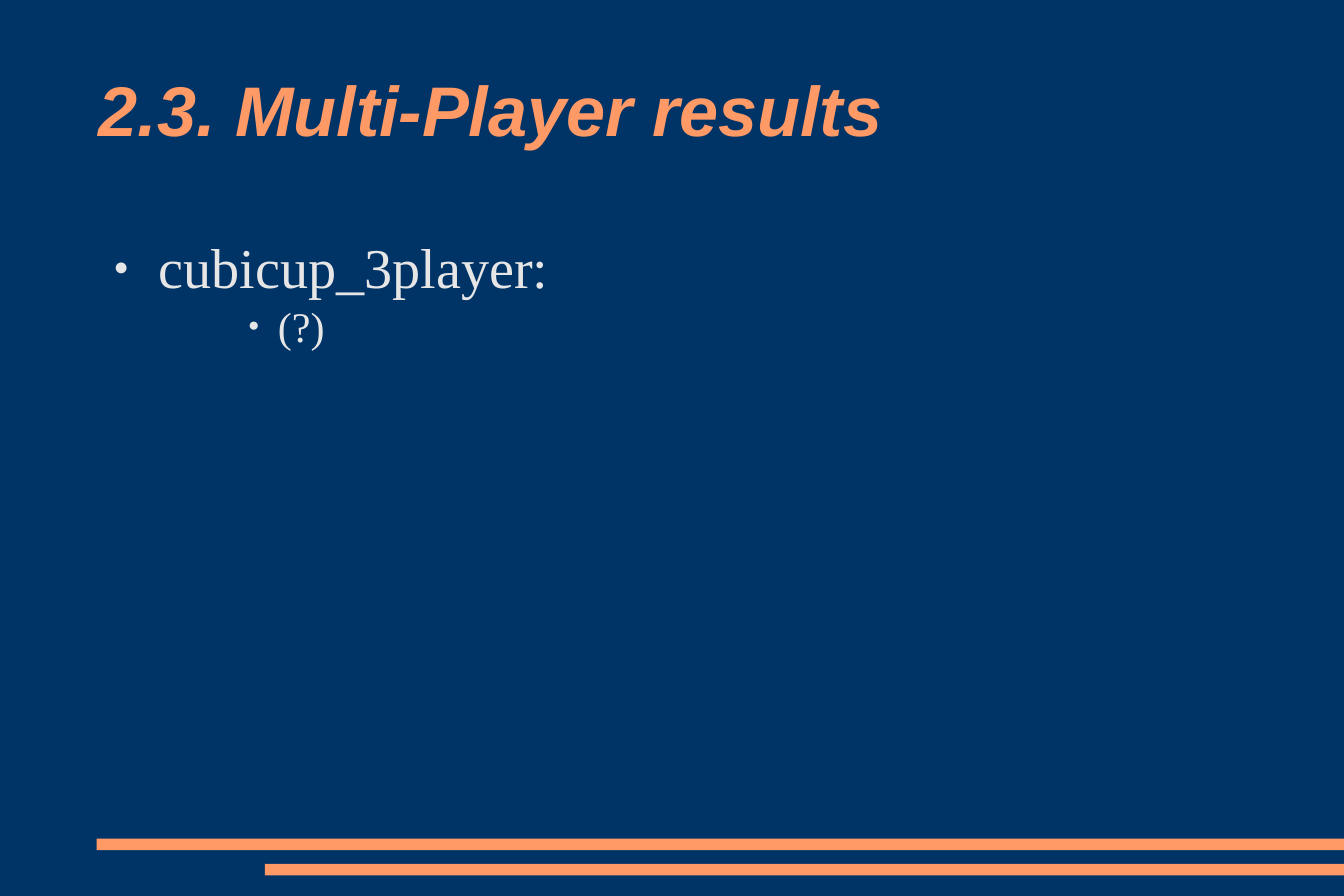
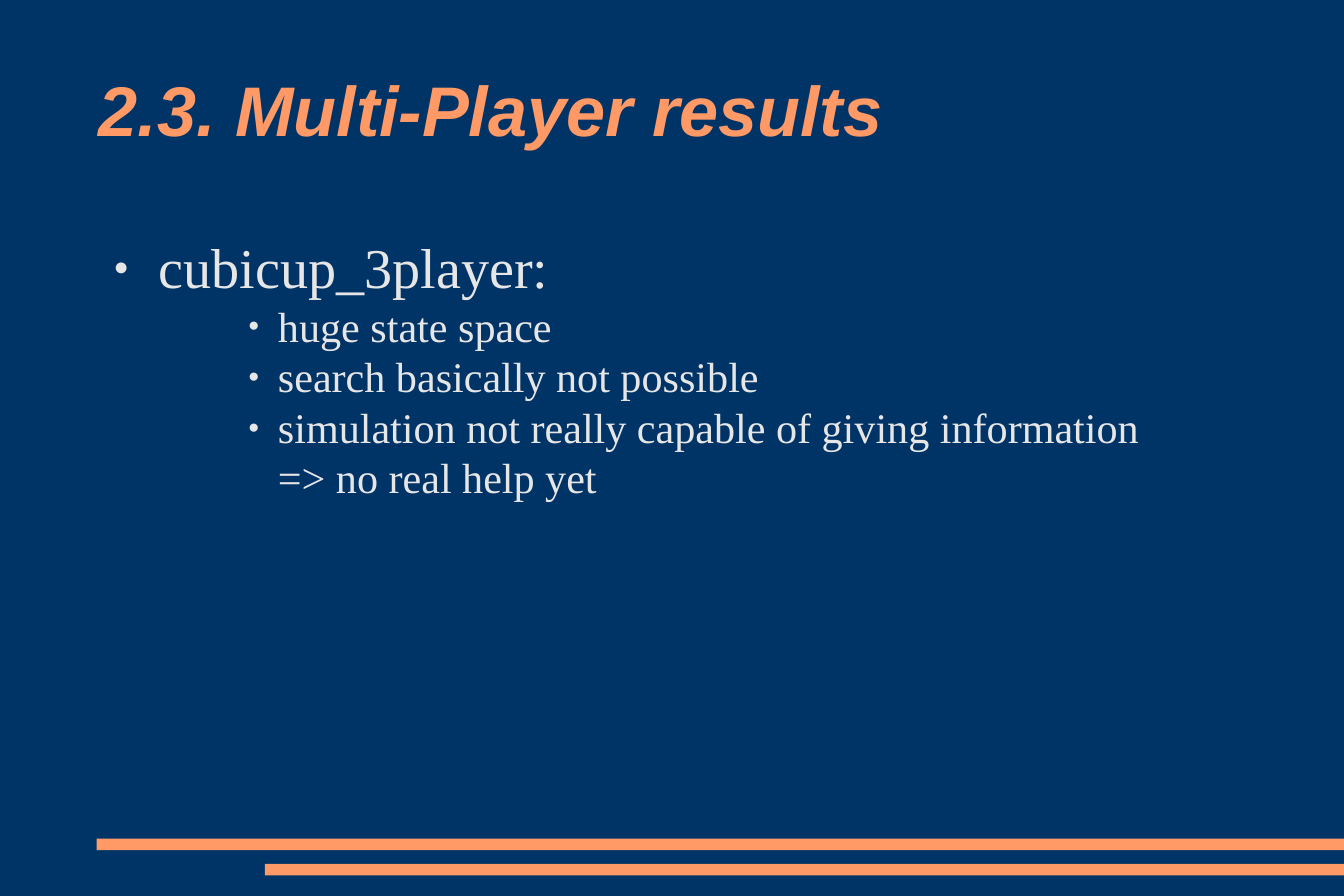
Before and after one commit to parthy/ggp, a slide deck: slide 7 of presentation.odp. Drawn at 1344x896 pixels with LibreOffice and Linux fonts; fonts in the diff are those of the drawing. Boxes give left, top, right and bottom in pixels: in the first picture for what was removed or moved away, otherwise in the second. Text is boxed around its words. In the diff, an @@ line names an element or a change of style, - is before the commit and + after.

Commit message:
Added the searchFinished flag also to multiplayer, some progress in the presentation.

```diff
--- a/presentation.odp
+++ b/presentation.odp
@@ text at <box>278,312,1139,502</box>: text changed @@
-    ● (?)
+    ● huge state space
+    ● search basically not possible
+    ● simulation not really capable of giving information
+    => no real help yet
```
Also in this commit, not shown: 1 other slide changed, 1 other file.
